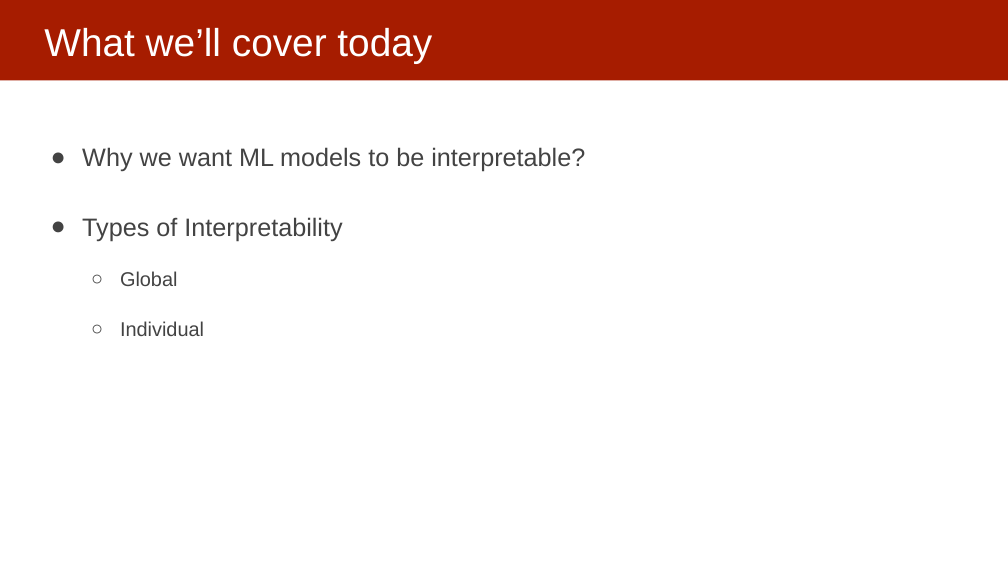
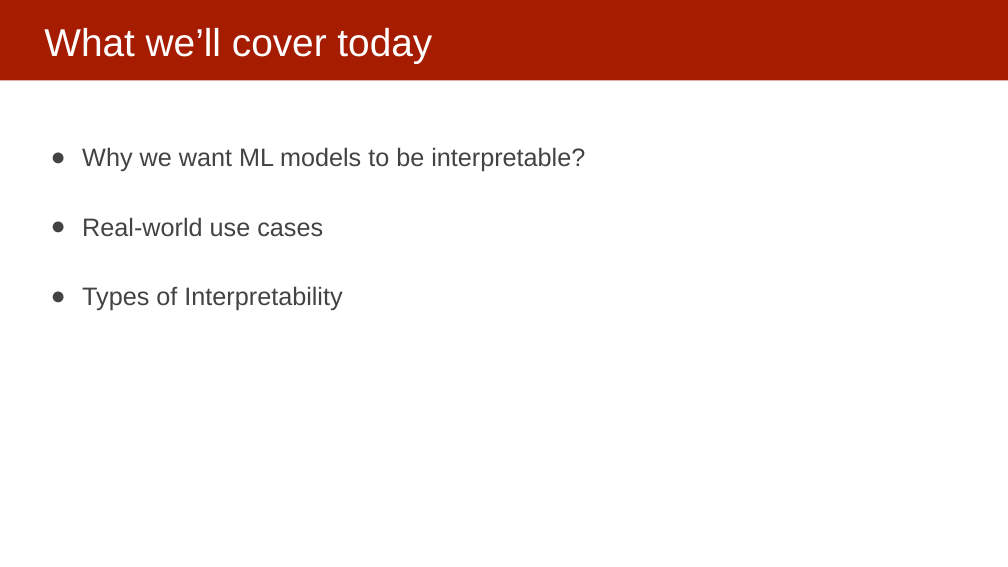
Before and after one commit to dssg/MLinPractice, a slide deck: slide 6 of Lectures/Lecture13-InterpretabilityOverview.pptx (slide 4 before the commit). Drawn at 1008x567 pixels with LibreOffice and Linux fonts; fonts in the diff are those of the drawing. Boxes give left, top, right and bottom in pixels: in the first picture for what was removed or moved away, otherwise in the second. Text is boxed around its words. In the diff, an @@ line names an element or a change of style, - is before the commit and + after.

```diff
--- a/Lectures/Lecture13-InterpretabilityOverview.pptx
+++ b/Lectures/Lecture13-InterpretabilityOverview.pptx
@@ text at bbox=[82, 217, 323, 237]: paragraph added @@
+● Real-world use cases
@@ text at bbox=[120, 271, 204, 336]: paragraphs removed @@
-  ○ Global
-  ○ Individual
```
Also in this commit, not shown: 4 other slides changed, 1 slide added.
